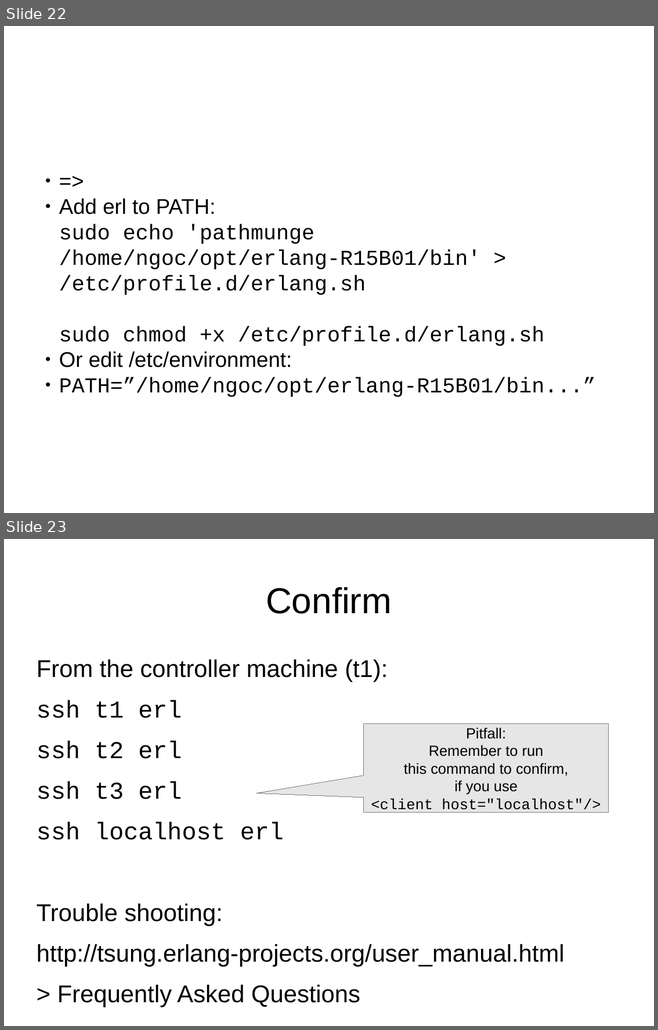
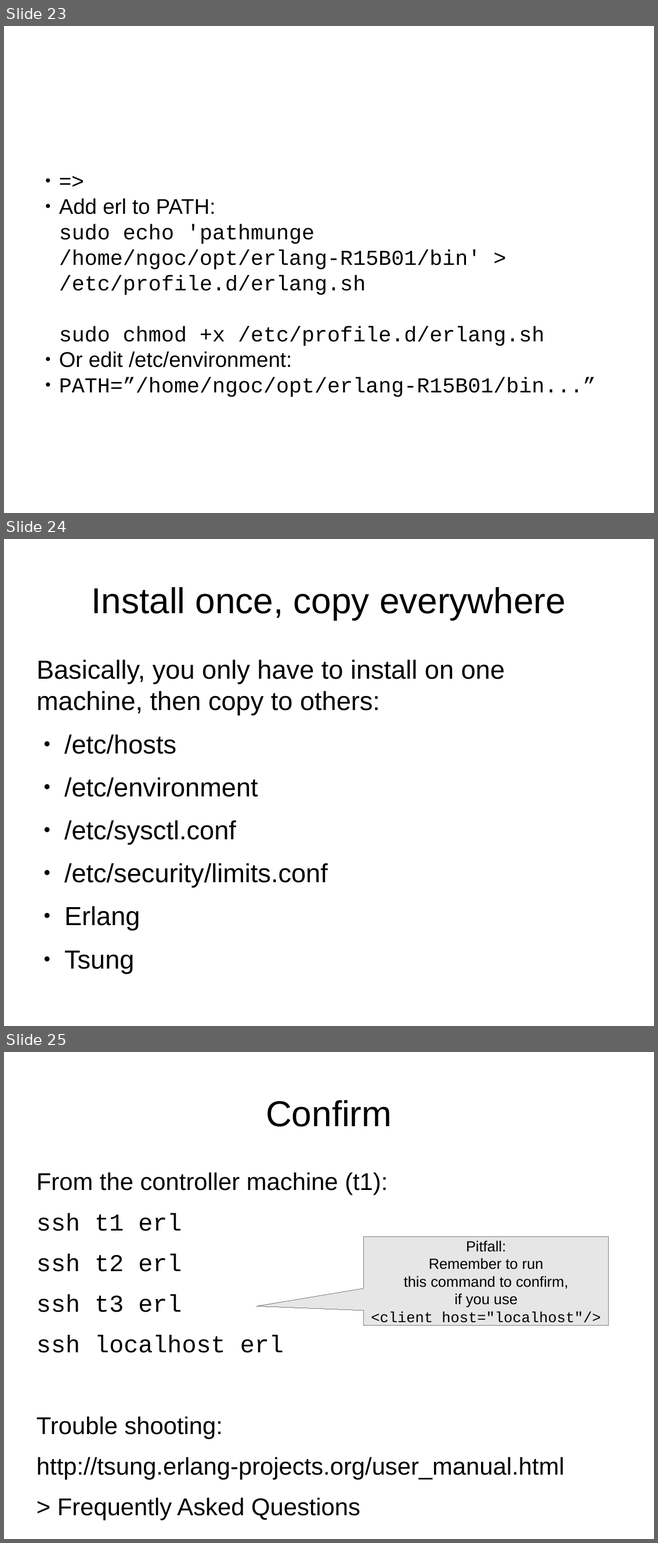
Before and after one commit to ngocdaothanh/tsart, a slide deck: tsung.odp. Shown one above the other, each under a label of ours: slides 22 and 23 before the commit, slides 23, 24 and 25 after it. The pictures are 658x1030 and 658x1543 pixels, drawn with LibreOffice and Linux fonts; fonts in the diff are those of the drawing. Boxes give left, top, right and bottom in pixels: in the first picture for what was removed or moved away, otherwise in the second. Text is boxed around its words. In the diff, an @@ line names an element or a change of style, - is before the commit and + after.

```diff
--- a/tsung.odp
+++ b/tsung.odp
@@ slide 24 added at bbox=[4, 539, 654, 1026], background #FFFFFF @@
@@ title added at bbox=[92, 587, 565, 620], 44 pt, text #000000 @@
+Install once, copy everywhere
@@ text added at bbox=[36, 660, 505, 973], 32 pt, text #000000 @@
+Basically, you only have to install on one machine, then copy to others:
+● /etc/hosts
+● /etc/environment
+● /etc/sysctl.conf
+● /etc/security/limits.conf
+● Erlang
+● Tsung
@@ what was slide 22 is now slide 23 @@
@@ what was slide 23 is now slide 25 @@
```
Also in this commit, not shown: 4 slides changed, 5 other slides added, 2 slides removed.
